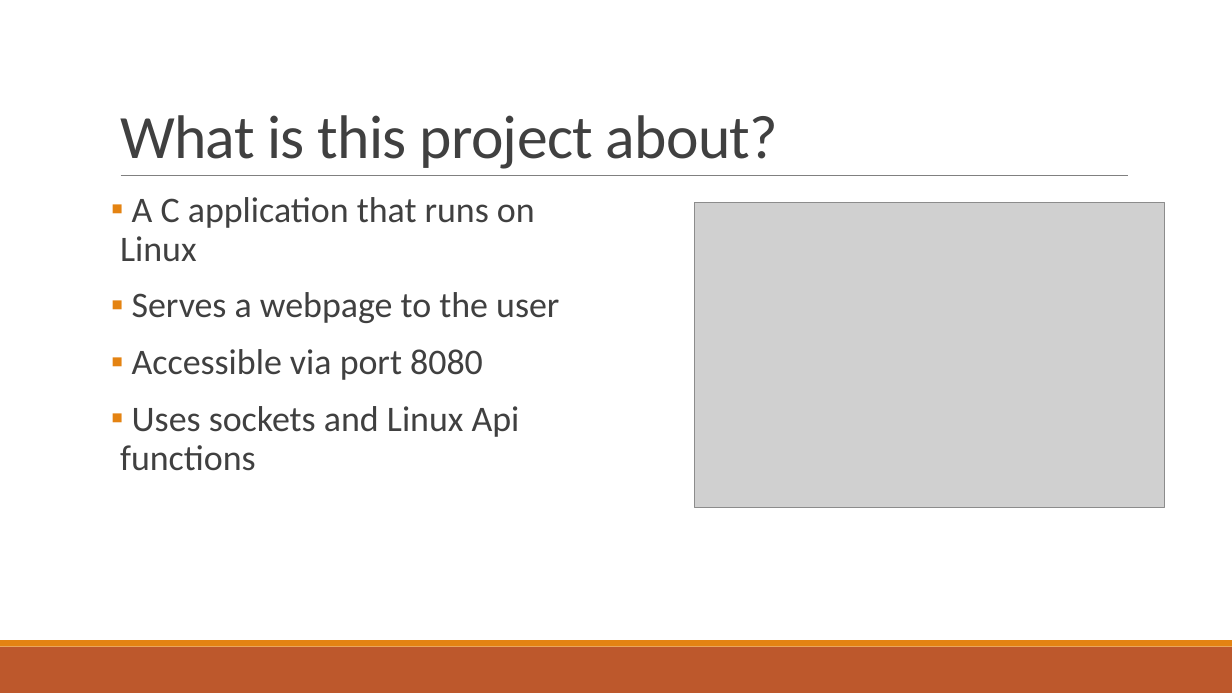
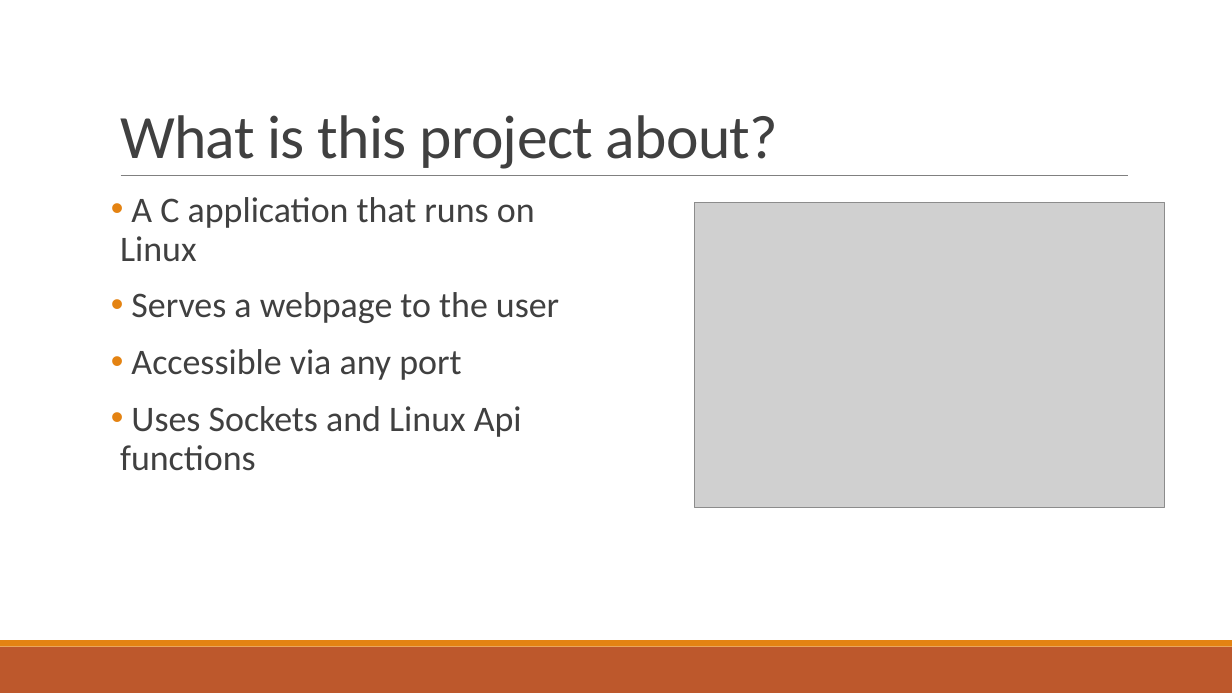
Before and after one commit to marcutudor79/http-server-static, a slide deck: slide 2 of docs/presentation.pptx. Drawn at 1232x693 pixels with LibreOffice and Linux fonts; fonts in the diff are those of the drawing; grey boxes stand for pictures. Boxes give left, top, right and bottom in pixels: in the first picture for what was removed or moved away, otherwise in the second. Text is boxed around its words. In the diff, an @@ line names an element or a change of style, - is before the commit and + after.

Commit message:
Update presentation and move port to 8080

```diff
--- a/docs/presentation.pptx
+++ b/docs/presentation.pptx
@@ text at [120,197,559,323]: bullet ▪ to • @@
@@ text at [120,349,522,471]: text changed @@
-▪ Accessible via port 8080
-▪ Uses sockets and Linux Api functions
+• Accessible via any port
+• Uses Sockets and Linux Api functions
```
Also in this commit, not shown: 4 other slides changed, 2 slides added, 1 slide removed, 1 other file.
